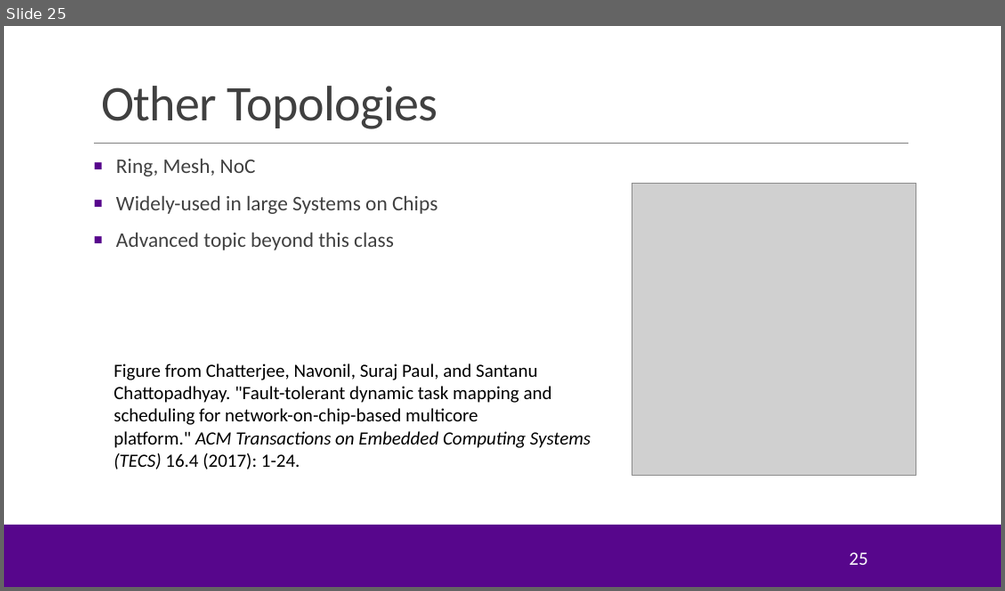
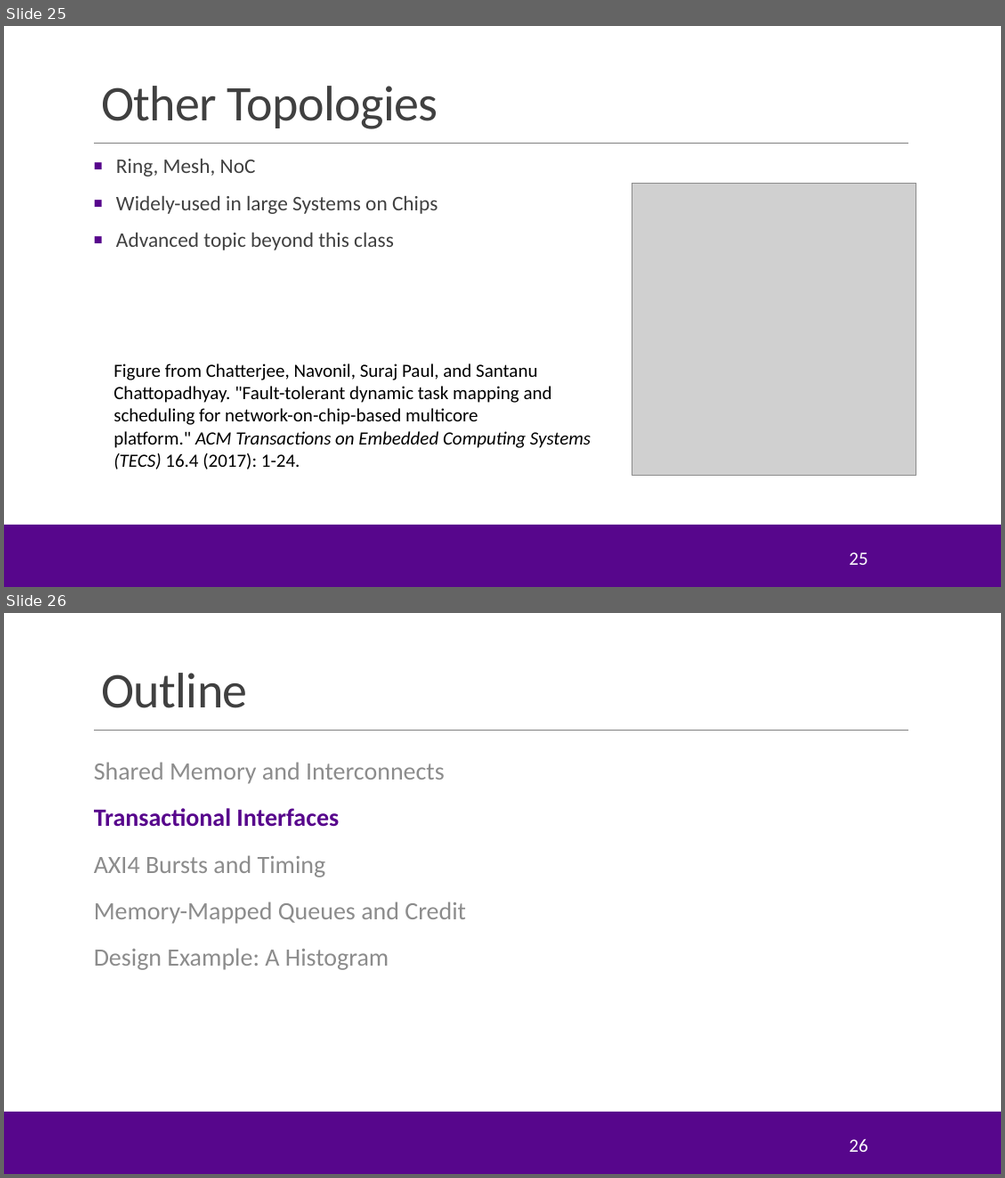
Before and after one commit to sdrangan/hwdesign, a slide deck: units/unit09_sharedmem/sharedmem.pptx. Shown one above the other, each under a label of ours: slide 25 before the commit, slides 25 and 26 after it. The pictures are 1005x591 and 1005x1178 pixels, drawn with LibreOffice and Linux fonts; fonts in the diff are those of the drawing; grey boxes stand for pictures; background and template pictures are left out. Boxes give left, top, right and bottom in pixels: in the first picture for what was removed or moved away, otherwise in the second. Text is boxed around its words. In the diff, an @@ line names an element or a change of style, - is before the commit and + after.

```diff
--- a/units/unit09_sharedmem/sharedmem.pptx
+++ b/units/unit09_sharedmem/sharedmem.pptx
@@ slide 26 added at <box>4,613,1001,1174</box>, background #FFFFFF; not listed: 3 template elements that a slide beside it also shows @@
@@ title added at <box>101,673,248,708</box>, 48 pt, text #404040 @@
+Outline
@@ text added at <box>94,762,466,970</box>, 24 pt, text #8C8C8C @@
+Shared Memory and Interconnects
+Transactional Interfaces
+AXI4 Bursts and Timing
+Memory-Mapped Queues and Credit
+Design Example: A Histogram
@@ page number added at <box>849,1138,867,1151</box>, 18 pt, text #FFFFFF @@
+26
```
Also in this commit, not shown: 1 slide changed, 23 other slides added, 2 other files.
